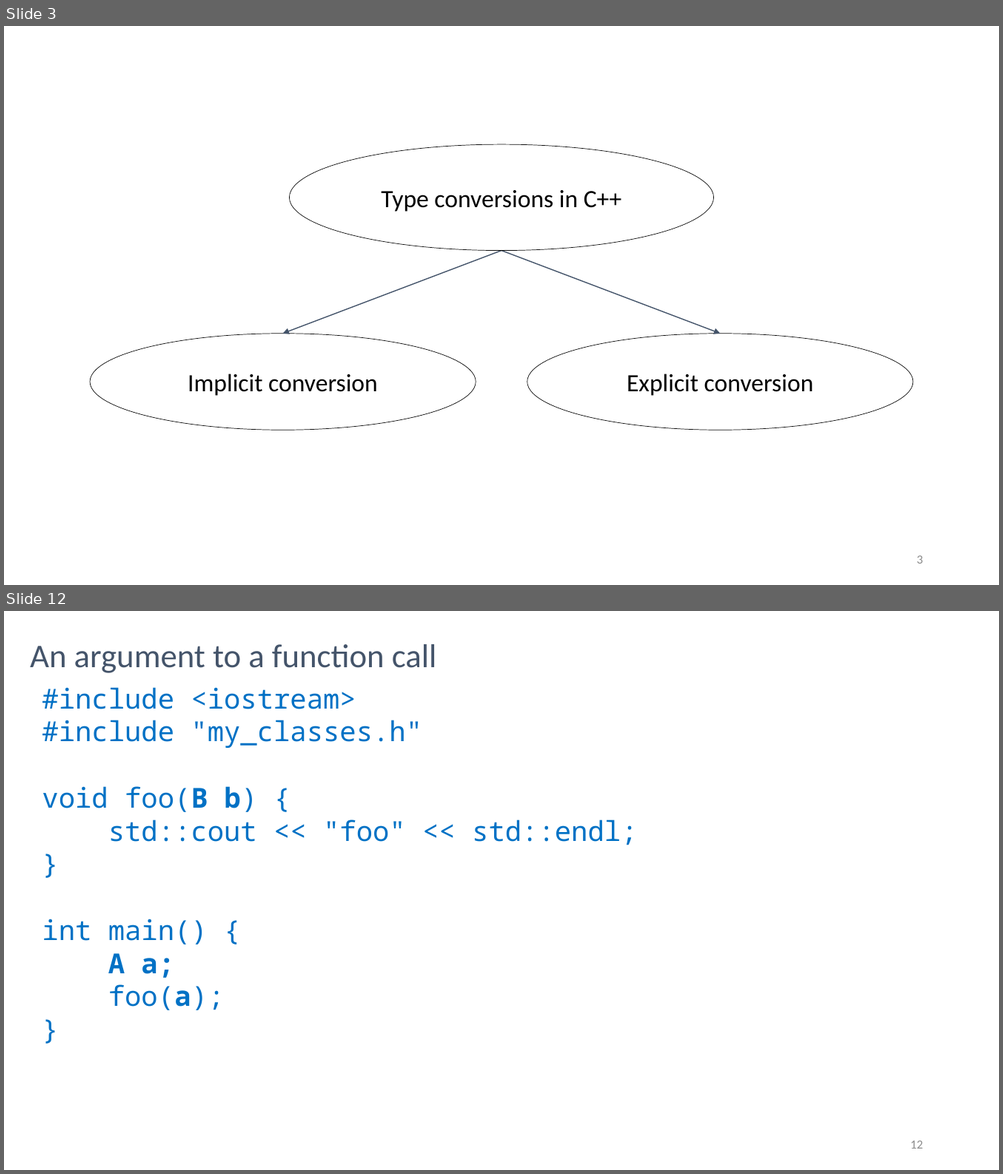
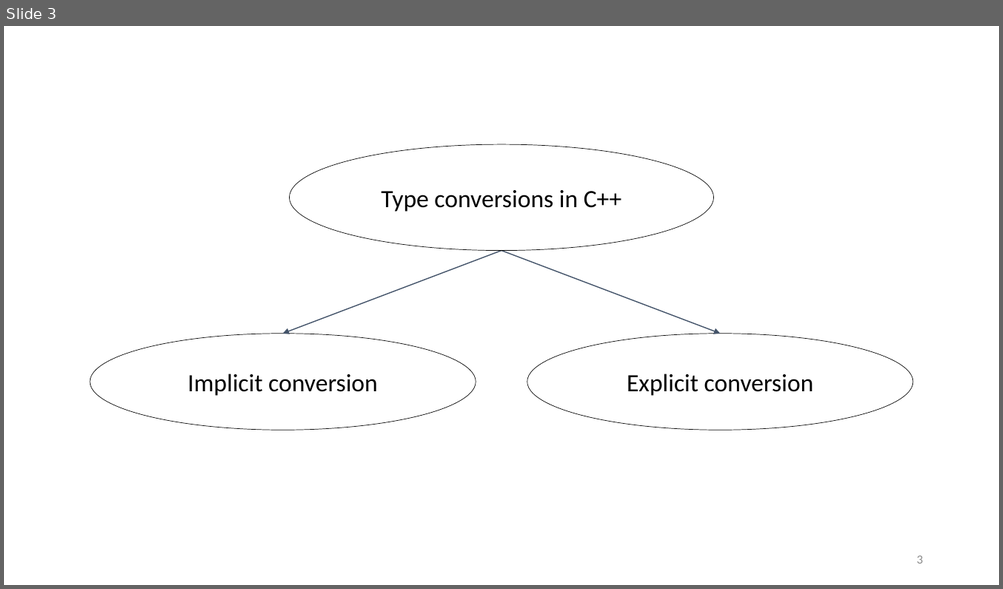
Before and after one commit to rarutyun/cpp-courses, a slide deck: 05_casts/05_Type_Conversion.pptx. Shown one above the other, each under a label of ours: slides 3 and 12 before the commit, slide 3 after it; the slides between them are not shown. The pictures are 1003x1174 and 1003x589 pixels, drawn with LibreOffice and Linux fonts; fonts in the diff are those of the drawing. Boxes give left, top, right and bottom in pixels: in the first picture for what was removed or moved away, otherwise in the second. Text is boxed around its words. In the diff, an @@ line names an element or a change of style, - is before the commit and + after.

```diff
--- a/05_casts/05_Type_Conversion.pptx
+++ b/05_casts/05_Type_Conversion.pptx
@@ slide 12 removed at <box>4,611,999,1170</box>, background #FFFFFF @@
@@ title removed at <box>30,644,437,673</box> @@
-An argument to a function call
@@ text removed at <box>42,687,637,1011</box> @@
-#include <iostream>
-#include "my_classes.h"
-void foo(B b) {
-std::cout << "foo" << std::endl;
-}
-int main() {
-A a;
-foo(a);
-}
@@ page number removed at <box>910,1141,922,1149</box> @@
-12
```
Also in this commit, not shown: 26 other slides removed, 17 other files.
